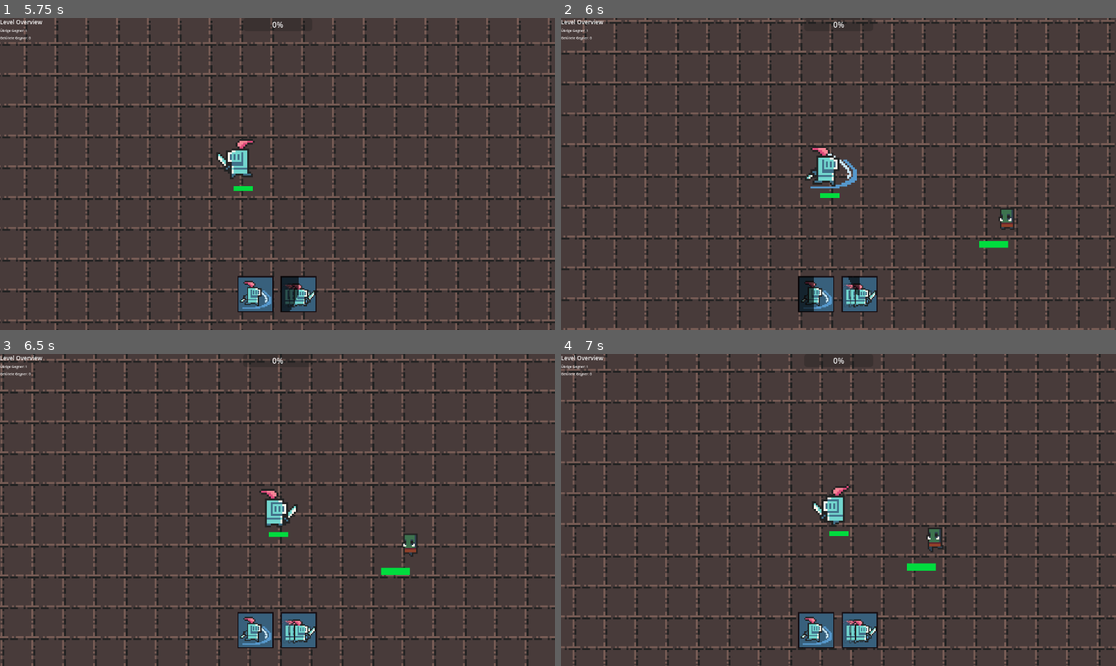
Above: before the commit, frames 1-4 (two rows, left to right).
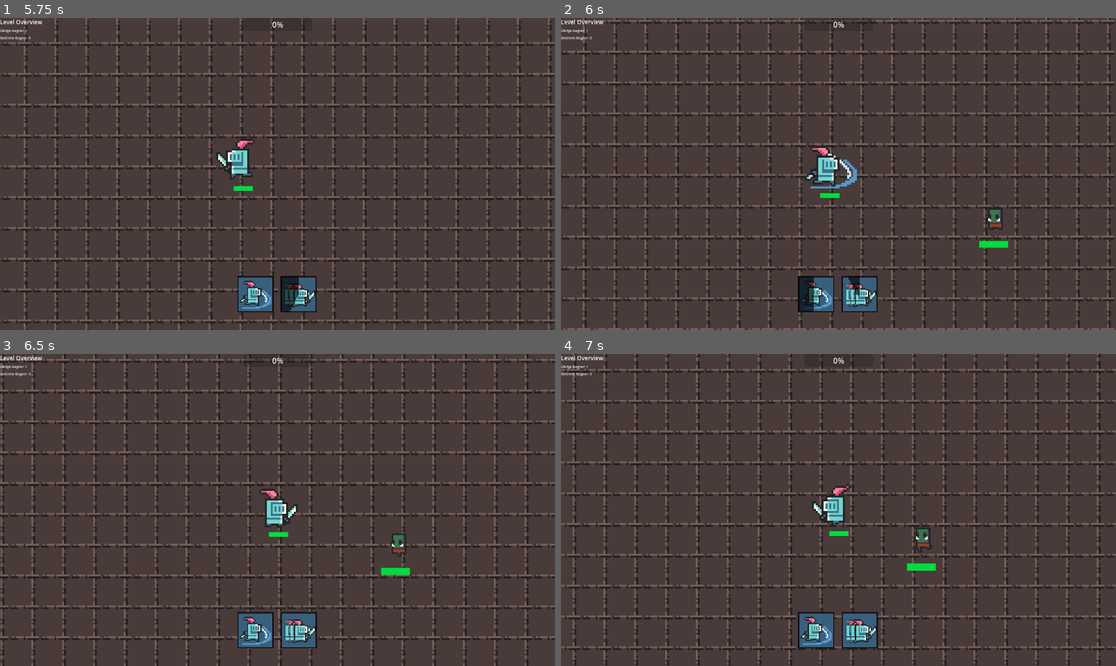
Above: after the commit, the same moments.

Repository: Lukas74m/gae_ca2
Game: Godot game, scene res://scenes/mainMenu/Main_Menu.tscn
Same seed, same stepped clock (60 frames per second), same inputs: the game is played once before the commit and once after it.
Inputs (mouse positions are in pixels of both pictures, inside the frame that each line leads up to):
- Up to frame 1 (5.75 s): click "Spielen" at 0.5 s; move the mouse to (399, 158) at 1.27 s; hold Q (attack) 1.28-2.03 s; move the mouse to (166, 189) at 2.02 s; tap Q (attack) at 2.1, 3.05, 3.6, 5.3 s; move the mouse to (333, 105) at 2.77 s; hold E (dash) 2.78-3.53 s; move the mouse to (249, 236) at 3.52 s; move the mouse to (444, 220) at 4.27 s; hold Q (attack) 4.28-5.03 s; move the mouse to (111, 127) at 5.02 s; tap E (dash) at 5.1 s
- Up to frame 2 (6 s): move the mouse to (866, 174) at 5.77 s; hold Q (attack) from 5.78 s (still down)
- Up to frame 3 (6.5 s): keep holding Q (attack)
- Up to frame 4 (7 s): move the mouse to (755, 432) at 6.52 s; release Q (attack) at 6.53 s; tap Q (attack) at 6.6 s

Frame 1 is identical in both runs. In frame 2, 0.3% of the frame differs, in the area x 76-82%, y 61-68%; in frame 3, 0.3%; in frame 4, 0.3%, in the area x 63-69%, y 55-64%.

Commit message:
enemy orc anim fix

Diff:
--- a/gae-ca2/scenes/enemies/Enemy_Orc.tscn
+++ b/gae-ca2/scenes/enemies/Enemy_Orc.tscn
@@ -2,94 +2,94 @@
 
 [ext_resource type="PackedScene" uid="uid://41vujg0qkyqh" path="res://scenes/enemies/EnemyBase.tscn" id="1_pfjf4"]
 [ext_resource type="Texture2D" uid="uid://b7p3264oqpo37" path="res://assets/dungeon tileset pack/0x72_DungeonTilesetII_v1.7 (1)/0x72_DungeonTilesetII_v1.7/frames/orc_warrior_idle_anim_f0.png" id="2_2ymwm"]
-[ext_resource type="Texture2D" uid="uid://dq60i4ltwiher" path="res://assets/enemies/mini_orc_attack.png" id="2_wprko"]
-[ext_resource type="Texture2D" uid="uid://p7aemsai1wnv" path="res://assets/enemies/mini_orc_idle_and_walking.png" id="3_be4gh"]
+[ext_resource type="Texture2D" uid="uid://ccm0rjkxpfpc0" path="res://assets/enemies/mini_orc_attack.png" id="2_wprko"]
+[ext_resource type="Texture2D" uid="uid://rnhuo7cd3r5d" path="res://assets/enemies/mini_orc_idle_and_walking.png" id="3_be4gh"]
+
+[sub_resource type="AtlasTexture" id="AtlasTexture_wprko"]
+atlas = ExtResource("2_wprko")
+region = Rect2(0, 0, 32, 32)
+
+[sub_resource type="AtlasTexture" id="AtlasTexture_be4gh"]
+atlas = ExtResource("2_wprko")
+region = Rect2(32, 0, 32, 32)
 
 [sub_resource type="AtlasTexture" id="AtlasTexture_00kp7"]
 atlas = ExtResource("2_wprko")
+region = Rect2(64, 0, 32, 32)
+
+[sub_resource type="AtlasTexture" id="AtlasTexture_kru07"]
+atlas = ExtResource("2_wprko")
+region = Rect2(96, 0, 32, 32)
+
+[sub_resource type="AtlasTexture" id="AtlasTexture_ltupo"]
+atlas = ExtResource("2_wprko")
+region = Rect2(128, 0, 32, 32)
+
+[sub_resource type="AtlasTexture" id="AtlasTexture_tuehj"]
+atlas = ExtResource("2_wprko")
+region = Rect2(160, 0, 32, 32)
+
+[sub_resource type="AtlasTexture" id="AtlasTexture_ydkts"]
+atlas = ExtResource("2_wprko")
+region = Rect2(192, 0, 32, 32)
+
+[sub_resource type="AtlasTexture" id="AtlasTexture_up3l2"]
+atlas = ExtResource("2_wprko")
+region = Rect2(224, 0, 32, 32)
+
+[sub_resource type="AtlasTexture" id="AtlasTexture_sbnjc"]
+atlas = ExtResource("2_wprko")
+region = Rect2(256, 0, 32, 32)
+
+[sub_resource type="AtlasTexture" id="AtlasTexture_r1h7e"]
+atlas = ExtResource("2_wprko")
+region = Rect2(288, 0, 32, 32)
+
+[sub_resource type="AtlasTexture" id="AtlasTexture_k7f0a"]
+atlas = ExtResource("2_wprko")
+region = Rect2(320, 0, 32, 32)
+
+[sub_resource type="AtlasTexture" id="AtlasTexture_8f5dv"]
+atlas = ExtResource("2_wprko")
+region = Rect2(352, 0, 32, 32)
+
+[sub_resource type="AtlasTexture" id="AtlasTexture_ayw2k"]
+atlas = ExtResource("2_wprko")
+region = Rect2(384, 0, 32, 32)
+
+[sub_resource type="AtlasTexture" id="AtlasTexture_mt6qy"]
+atlas = ExtResource("3_be4gh")
 region = Rect2(0, 0, 32, 32)
 
-[sub_resource type="AtlasTexture" id="AtlasTexture_kru07"]
-atlas = ExtResource("2_wprko")
+[sub_resource type="AtlasTexture" id="AtlasTexture_eqjm2"]
+atlas = ExtResource("3_be4gh")
 region = Rect2(32, 0, 32, 32)
 
-[sub_resource type="AtlasTexture" id="AtlasTexture_ltupo"]
-atlas = ExtResource("2_wprko")
+[sub_resource type="AtlasTexture" id="AtlasTexture_00q4r"]
+atlas = ExtResource("3_be4gh")
 region = Rect2(64, 0, 32, 32)
 
-[sub_resource type="AtlasTexture" id="AtlasTexture_tuehj"]
-atlas = ExtResource("2_wprko")
+[sub_resource type="AtlasTexture" id="AtlasTexture_fvn2w"]
+atlas = ExtResource("3_be4gh")
 region = Rect2(96, 0, 32, 32)
 
-[sub_resource type="AtlasTexture" id="AtlasTexture_ydkts"]
-atlas = ExtResource("2_wprko")
+[sub_resource type="AtlasTexture" id="AtlasTexture_ati3f"]
+atlas = ExtResource("3_be4gh")
+region = Rect2(96, 0, 32, 32)
+
+[sub_resource type="AtlasTexture" id="AtlasTexture_4aifm"]
+atlas = ExtResource("3_be4gh")
 region = Rect2(128, 0, 32, 32)
 
-[sub_resource type="AtlasTexture" id="AtlasTexture_up3l2"]
-atlas = ExtResource("2_wprko")
+[sub_resource type="AtlasTexture" id="AtlasTexture_abni2"]
+atlas = ExtResource("3_be4gh")
 region = Rect2(160, 0, 32, 32)
 
-[sub_resource type="AtlasTexture" id="AtlasTexture_sbnjc"]
-atlas = ExtResource("2_wprko")
+[sub_resource type="AtlasTexture" id="AtlasTexture_4etto"]
+atlas = ExtResource("3_be4gh")
 region = Rect2(192, 0, 32, 32)
 
-[sub_resource type="AtlasTexture" id="AtlasTexture_r1h7e"]
-atlas = ExtResource("2_wprko")
-region = Rect2(224, 0, 32, 32)
-
-[sub_resource type="AtlasTexture" id="AtlasTexture_k7f0a"]
-atlas = ExtResource("2_wprko")
-region = Rect2(256, 0, 32, 32)
-
-[sub_resource type="AtlasTexture" id="AtlasTexture_8f5dv"]
-atlas = ExtResource("2_wprko")
-region = Rect2(288, 0, 32, 32)
-
-[sub_resource type="AtlasTexture" id="AtlasTexture_ayw2k"]
-atlas = ExtResource("2_wprko")
-region = Rect2(320, 0, 32, 32)
-
-[sub_resource type="AtlasTexture" id="AtlasTexture_mt6qy"]
-atlas = ExtResource("2_wprko")
-region = Rect2(352, 0, 32, 32)
-
-[sub_resource type="AtlasTexture" id="AtlasTexture_eqjm2"]
-atlas = ExtResource("2_wprko")
-region = Rect2(384, 0, 32, 32)
-
-[sub_resource type="AtlasTexture" id="AtlasTexture_00q4r"]
-atlas = ExtResource("3_be4gh")
-region = Rect2(0, 0, 32, 32)
-
-[sub_resource type="AtlasTexture" id="AtlasTexture_fvn2w"]
-atlas = ExtResource("3_be4gh")
-region = Rect2(32, 0, 32, 32)
-
-[sub_resource type="AtlasTexture" id="AtlasTexture_ati3f"]
-atlas = ExtResource("3_be4gh")
-region = Rect2(64, 0, 32, 32)
-
-[sub_resource type="AtlasTexture" id="AtlasTexture_4aifm"]
-atlas = ExtResource("3_be4gh")
-region = Rect2(96, 0, 32, 32)
-
-[sub_resource type="AtlasTexture" id="AtlasTexture_abni2"]
-atlas = ExtResource("3_be4gh")
-region = Rect2(96, 0, 32, 32)
-
-[sub_resource type="AtlasTexture" id="AtlasTexture_4etto"]
-atlas = ExtResource("3_be4gh")
-region = Rect2(128, 0, 32, 32)
-
 [sub_resource type="AtlasTexture" id="AtlasTexture_37u27"]
-atlas = ExtResource("3_be4gh")
-region = Rect2(160, 0, 32, 32)
-
-[sub_resource type="AtlasTexture" id="AtlasTexture_5caw1"]
-atlas = ExtResource("3_be4gh")
-region = Rect2(192, 0, 32, 32)
-
-[sub_resource type="AtlasTexture" id="AtlasTexture_lf4f2"]
 atlas = ExtResource("3_be4gh")
 region = Rect2(224, 0, 32, 32)
 
@@ -97,6 +97,12 @@
 animations = [{
 "frames": [{
 "duration": 1.0,
+"texture": SubResource("AtlasTexture_wprko")
+}, {
+"duration": 1.0,
+"texture": SubResource("AtlasTexture_be4gh")
+}, {
+"duration": 1.0,
 "texture": SubResource("AtlasTexture_00kp7")
 }, {
 "duration": 1.0,
@@ -128,12 +134,6 @@
 }, {
 "duration": 1.0,
 "texture": SubResource("AtlasTexture_ayw2k")
-}, {
-"duration": 1.0,
-"texture": SubResource("AtlasTexture_mt6qy")
-}, {
-"duration": 1.0,
-"texture": SubResource("AtlasTexture_eqjm2")
 }],
 "loop": false,
 "name": &"attack",
@@ -141,16 +141,16 @@
 }, {
 "frames": [{
 "duration": 1.0,
+"texture": SubResource("AtlasTexture_mt6qy")
+}, {
+"duration": 1.0,
+"texture": SubResource("AtlasTexture_eqjm2")
+}, {
+"duration": 1.0,
 "texture": SubResource("AtlasTexture_00q4r")
 }, {
 "duration": 1.0,
 "texture": SubResource("AtlasTexture_fvn2w")
-}, {
-"duration": 1.0,
-"texture": SubResource("AtlasTexture_ati3f")
-}, {
-"duration": 1.0,
-"texture": SubResource("AtlasTexture_4aifm")
 }],
 "loop": true,
 "name": &"idle",
@@ -158,6 +158,12 @@
 }, {
 "frames": [{
 "duration": 1.0,
+"texture": SubResource("AtlasTexture_ati3f")
+}, {
+"duration": 1.0,
+"texture": SubResource("AtlasTexture_4aifm")
+}, {
+"duration": 1.0,
 "texture": SubResource("AtlasTexture_abni2")
 }, {
 "duration": 1.0,
@@ -165,12 +171,6 @@
 }, {
 "duration": 1.0,
 "texture": SubResource("AtlasTexture_37u27")
-}, {
-"duration": 1.0,
-"texture": SubResource("AtlasTexture_5caw1")
-}, {
-"duration": 1.0,
-"texture": SubResource("AtlasTexture_lf4f2")
 }],
 "loop": true,
 "name": &"move",
@@ -190,10 +190,8 @@
 position = Vector2(13.3333, -6.66667)
 scale = Vector2(2.5, 2.5)
 sprite_frames = SubResource("SpriteFrames_2ymwm")
-animation = &"attack"
+animation = &"move"
 autoplay = "idle"
-frame = 12
-frame_progress = 1.0
 
 [node name="Sprite2D" parent="." index="2"]
 visible = false
Binary file changed: gae-ca2/assets/enemies/mini_orc_attack.png
Not shown, changed: gae-ca2/assets/enemies/mini_orc_attack.png.import
Binary file changed: gae-ca2/assets/enemies/mini_orc_idle_and_walking.png
Not shown, changed: gae-ca2/assets/enemies/mini_orc_idle_and_walking.png.import
